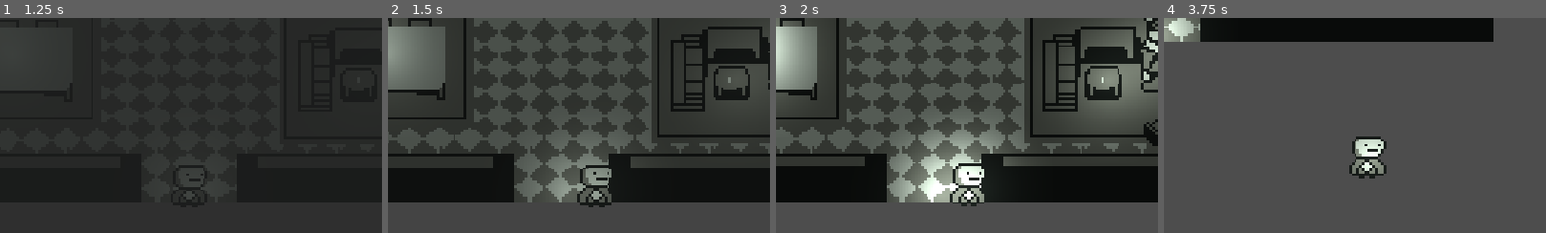
Above: before the commit, frames 1-4 (left to right).
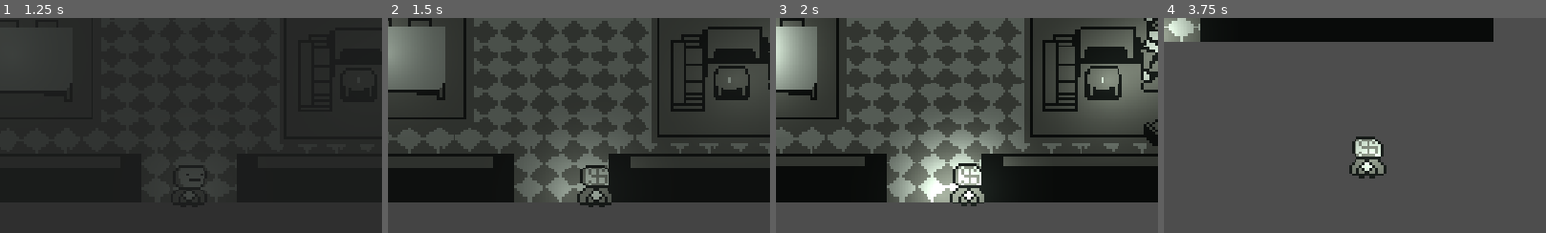
Above: after the commit, the same moments.

Repository: Rat-Haven-Studios/melon-jam-2025
Game: Godot game, scene res://1-main/Main.tscn
Two runs of this game, one before a commit and one after it. Both use one fixed random seed, a clock stepped at 60 frames per second and the inputs below. Sound files missing from this copy of the repository are replaced by a short silence.
Inputs (mouse positions are % of the whole screen's width and height, from its top left):
- Up to frame 1 (1.25 s): click "Play" at 0.5 s
- Up to frame 2 (1.5 s): tap Enter at 1.25 s; move the mouse to (72, 45) at 1.27 s; hold D (right) from 1.28 s (still down); tap Space (swap) at 1.35 s; click (72, 45) at 1.42 s
- Up to frame 3 (2 s): keep holding D (right)
- Up to frame 4 (3.75 s): move the mouse to (30, 55) at 2.02 s; release D (right) at 2.03 s; hold S (down) 2.03-2.78 s; tap X (alternate) at 2.1 s; tap Space (swap) at 2.3, 3.05, 3.6 s; move the mouse to (60, 28) at 2.77 s; hold D (right) 2.78-3.53 s; hold Z (interact) 2.78-3.53 s; move the mouse to (45, 70) at 3.52 s; hold W (up) from 3.53 s (still down); click (45, 70) at 3.67 s
The pictures show only the part of the screen within x 25-75%, y 7-57%; the shares and areas given below are measured in that part.

Frame 1 is identical in both runs. In frame 2, 0.3% of the frame differs, in the area x 51-59%, y 68-80%; in frame 3, 0.3%; in frame 4, 0.4%, in the area x 50-59%, y 55-66%.

Commit message:
Added Mask Swap

Diff:
--- a/4-objects/0-character/Character.tscn
+++ b/4-objects/0-character/Character.tscn
@@ -1,8 +1,10 @@
-[gd_scene load_steps=6 format=3 uid="uid://ess0lyyqlkgy"]
+[gd_scene load_steps=8 format=3 uid="uid://ess0lyyqlkgy"]
 
 [ext_resource type="Script" uid="uid://122mf68ayfjx" path="res://4-objects/0-character/character.gd" id="1_l8ec2"]
 [ext_resource type="Texture2D" uid="uid://ktahdn5usa2x" path="res://0-assets/sprites/character/Neutral Placeholder Man.png" id="2_npi03"]
 [ext_resource type="PackedScene" uid="uid://pqx6itiibjs" path="res://5-component/interactions/InteractComponent/InteractComponent.tscn" id="3_hpm3x"]
+[ext_resource type="Texture2D" uid="uid://ctarnv1j6vie0" path="res://0-assets/sprites/character/Mayor Placeholder Man.png" id="3_rcecp"]
+[ext_resource type="Texture2D" uid="uid://bkpd2mosvxelm" path="res://0-assets/sprites/character/Poor Placeholder Man.png" id="4_1ncbb"]
 [ext_resource type="PackedScene" uid="uid://ddjp2vs6mg0xs" path="res://5-component/light component/light.tscn" id="4_npi03"]
 
 [sub_resource type="RectangleShape2D" id="RectangleShape2D_gbt3e"]
@@ -17,9 +19,19 @@
 position = Vector2(0, -3.5)
 shape = SubResource("RectangleShape2D_gbt3e")
 
-[node name="Sprite2D" type="Sprite2D" parent="."]
+[node name="NeutralMaskSprite" type="Sprite2D" parent="."]
 position = Vector2(0, -6)
 texture = ExtResource("2_npi03")
+
+[node name="MayorMaskSprite" type="Sprite2D" parent="."]
+visible = false
+position = Vector2(0, -6)
+texture = ExtResource("3_rcecp")
+
+[node name="PoorMaskSprite" type="Sprite2D" parent="."]
+visible = false
+position = Vector2(0, -6)
+texture = ExtResource("4_1ncbb")
 
 [node name="InteractComponent" parent="." instance=ExtResource("3_hpm3x")]
 position = Vector2(0, -6)
--- a/4-objects/0-character/character.gd
+++ b/4-objects/0-character/character.gd
@@ -5,6 +5,11 @@
 @onready var interactionComponent = $InteractComponent
 @export var WALKING_STAIRS_SPEED: int
 @export var BASE_SPEED: int
+
+@onready var neutralMask: Sprite2D = $NeutralMaskSprite
+@onready var mayorMask: Sprite2D = $MayorMaskSprite
+@onready var poorMask: Sprite2D = $PoorMaskSprite
+
 var actionFlags: Dictionary
 var currState = STATE.WALKING
 var currSpeed: int
@@ -39,17 +44,20 @@
 	if Input.is_action_just_pressed("swap"):
 		swapMask()
 
+func swapMask():
 
-func swapMask():
 	match self.currMask:
 		Data.PlayerMasks.BLANK:
-			# Do the animation
+			neutralMask.hide()
+			mayorMask.show()
 			currMask = Data.PlayerMasks.MAYORAL
 		Data.PlayerMasks.MAYORAL:
-			# Do the animation
+			mayorMask.hide()
+			poorMask.show()
 			currMask = Data.PlayerMasks.POOR
 		Data.PlayerMasks.POOR:
-			# Do the animation
+			poorMask.hide()
+			neutralMask.show()
 			currMask = Data.PlayerMasks.BLANK
 	CLogger.debug("I'm swappin my mfing mask to " + str(currMask))
 
